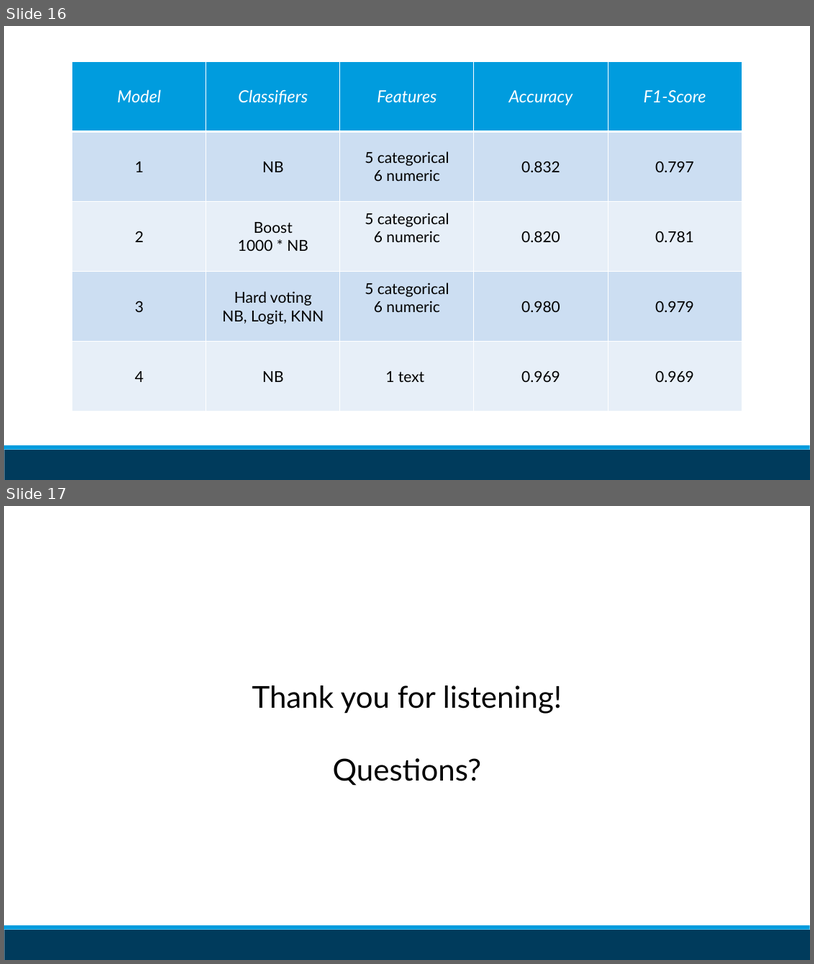
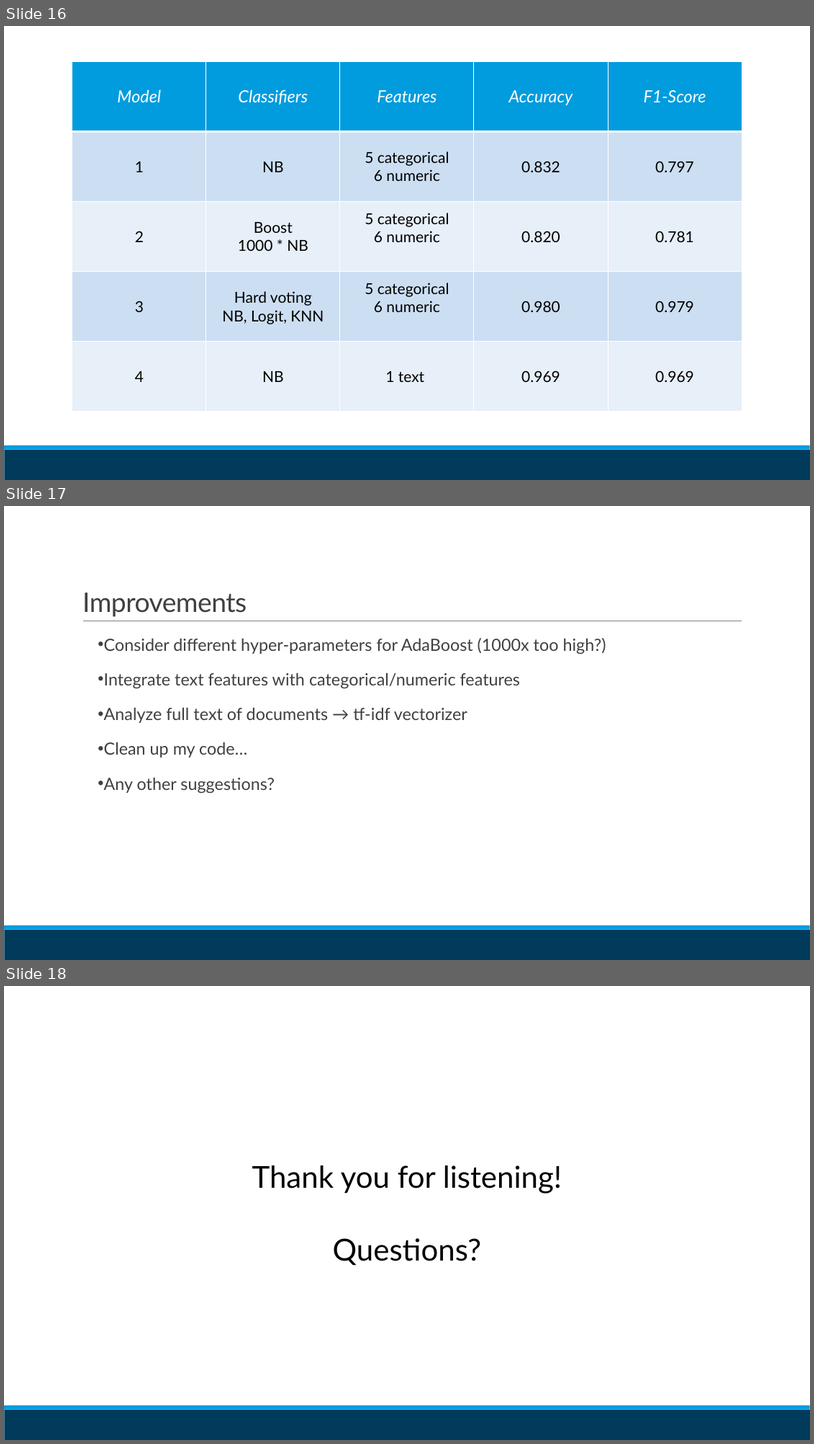
Before and after one commit to mfebrizio/data-mining-project, a slide deck: presentation/Classifying_Federal_Register_Documents.pptx. Shown one above the other, each under a label of ours: slides 16 and 17 before the commit, slides 16, 17 and 18 after it. The pictures are 814x964 and 814x1444 pixels, drawn with LibreOffice and Linux fonts; fonts in the diff are those of the drawing. Boxes give left, top, right and bottom in pixels: in the first picture for what was removed or moved away, otherwise in the second. Text is boxed around its words. In the diff, an @@ line names an element or a change of style, - is before the commit and + after.

```diff
--- a/presentation/Classifying_Federal_Register_Documents.pptx
+++ b/presentation/Classifying_Federal_Register_Documents.pptx
@@ slide 17 added at (x1=4, y1=506, x2=810, y2=960), background #FFFFFF; not listed: 2 template elements that a slide beside it also shows @@
@@ title added at (x1=82, y1=592, x2=247, y2=617), 32 pt, text #404040 @@
+Improvements
@@ line added from (83, 621) to (743, 621), #808080 0.5 pt @@
@@ text added at (x1=104, y1=638, x2=607, y2=793), 20 pt, text #404040 @@
+• Consider different hyper-parameters for AdaBoost (1000x too high?)
+• Integrate text features with categorical/numeric features
+• Analyze full text of documents → tf-idf vectorizer
+• Clean up my code…
+• Any other suggestions?
@@ what was slide 17 is now slide 18 @@
```
Also in this commit, not shown: 2 slides changed, 1 other file.
